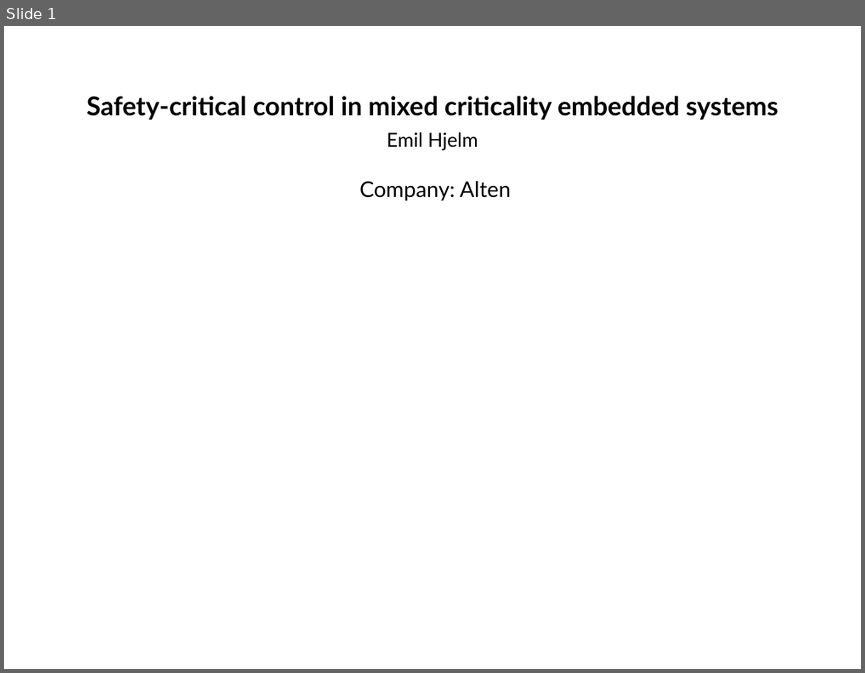
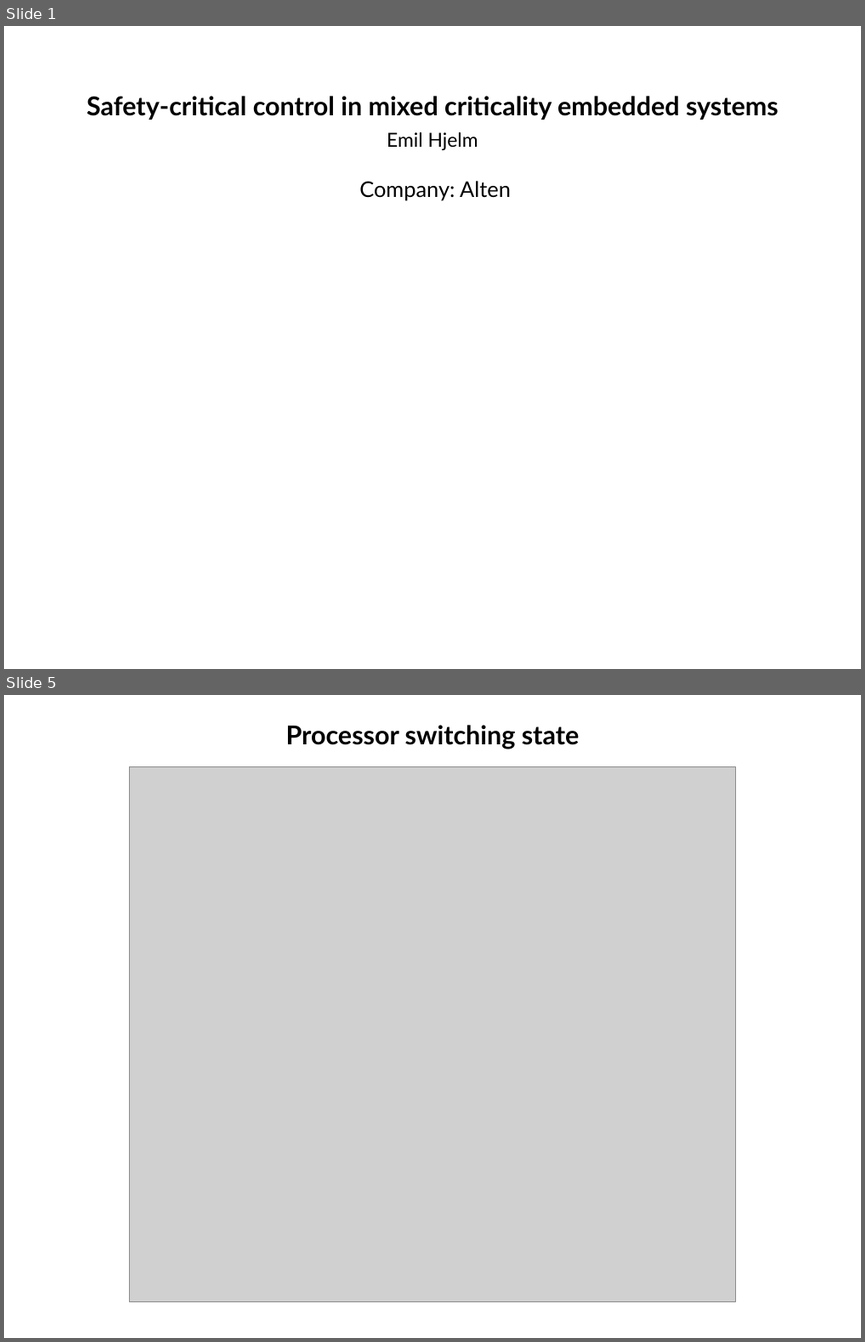
Before and after one commit to afcmrp/exjobb, a slide deck: Admin/planning_presentation.odp. Shown one above the other, each under a label of ours: slide 1 before the commit, slides 1 and 5 after it; the slides between them are not shown. The pictures are 865x673 and 865x1342 pixels, drawn with LibreOffice and Linux fonts; fonts in the diff are those of the drawing; grey boxes stand for pictures. Boxes give left, top, right and bottom in pixels: in the first picture for what was removed or moved away, otherwise in the second. Text is boxed around its words. In the diff, an @@ line names an element or a change of style, - is before the commit and + after.

```diff
--- a/Admin/planning_presentation.odp
+++ b/Admin/planning_presentation.odp
@@ slide 5 added at [4,695,861,1338], background #FFFFFF @@
@@ title added at [286,725,579,749], 24 pt, text #000000, bold @@
+Processor switching state
@@ picture added at [130,766,736,1301] @@
```
Also in this commit, not shown: 1 slide changed, 6 other slides added, 1 slide removed, 3 other files.
